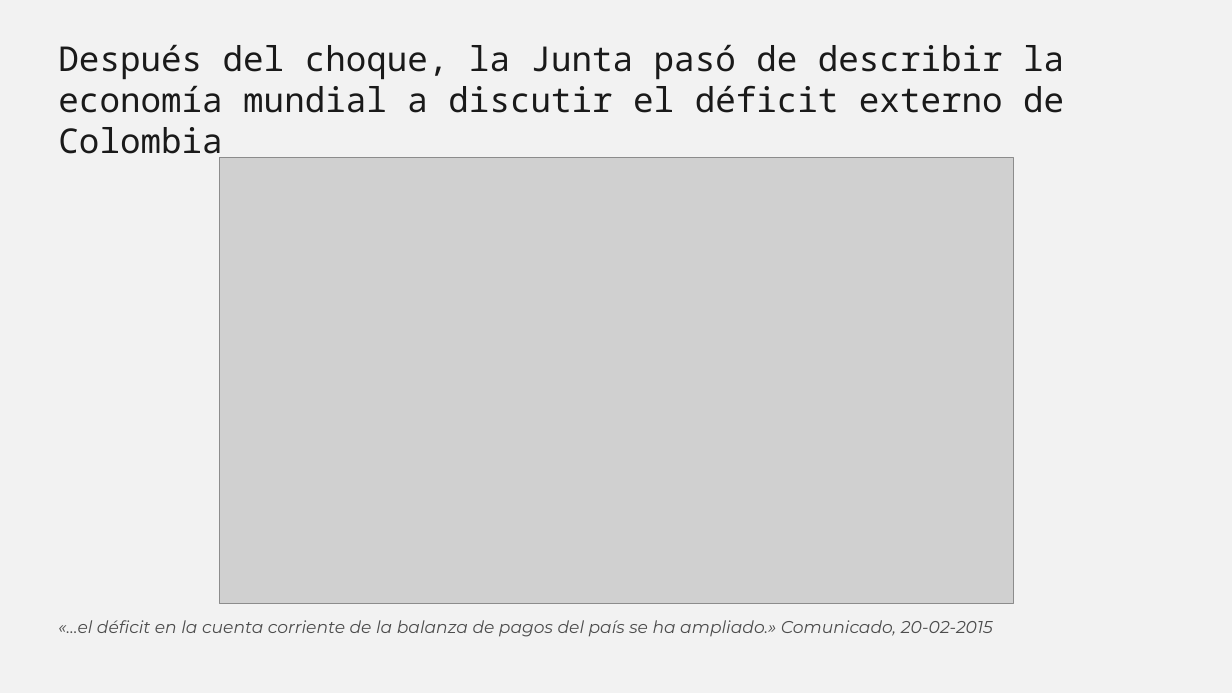
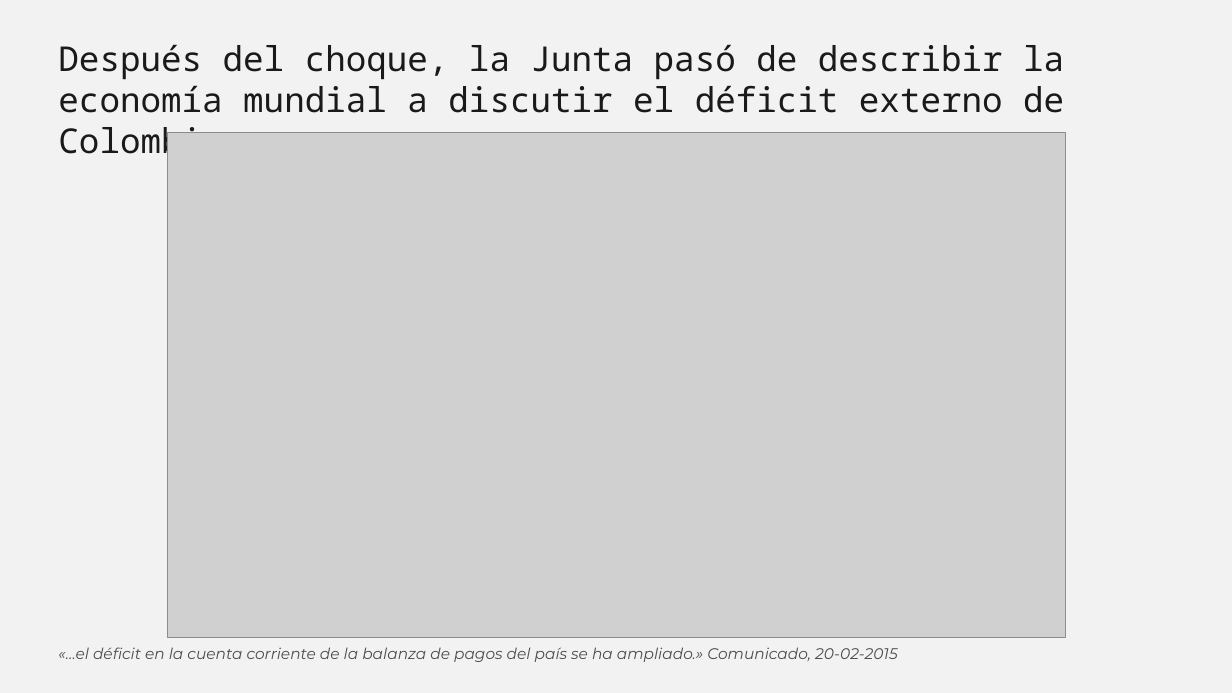
Before and after one commit to talleres-ECON3785/taller_03, a slide deck: slide 5 of 04_Presentaciones/borrador_presentacion.pptx. Drawn at 1232x693 pixels with LibreOffice and Linux fonts; fonts in the diff are those of the drawing; grey boxes stand for pictures. Boxes give left, top, right and bottom in pixels: in the first picture for what was removed or moved away, otherwise in the second. Text is boxed around its words. In the diff, an @@ line names an element or a change of style, - is before the commit and + after.

```diff
--- a/04_Presentaciones/borrador_presentacion.pptx
+++ b/04_Presentaciones/borrador_presentacion.pptx
@@ text "Después del choque, la Junta ..." rewrapped from [58, 44, 1064, 163] to [58, 44, 1064, 113] @@
@@ picture: place and size @@
-picture at [219, 157, 1013, 604]
+picture at [167, 132, 1064, 638]
@@ text "«…el déficit en la cuenta ...": place and size @@
-text "«…el déficit en la cuenta ..." at [58, 620, 993, 637]
+text "«…el déficit en la cuenta ..." at [58, 647, 898, 662]
@@ text "«…el déficit en la cuenta ..." at [58, 647, 898, 662]: size 20 to 18 pt @@
```
Also in this commit, not shown: 12 other slides changed, 5 other files.
